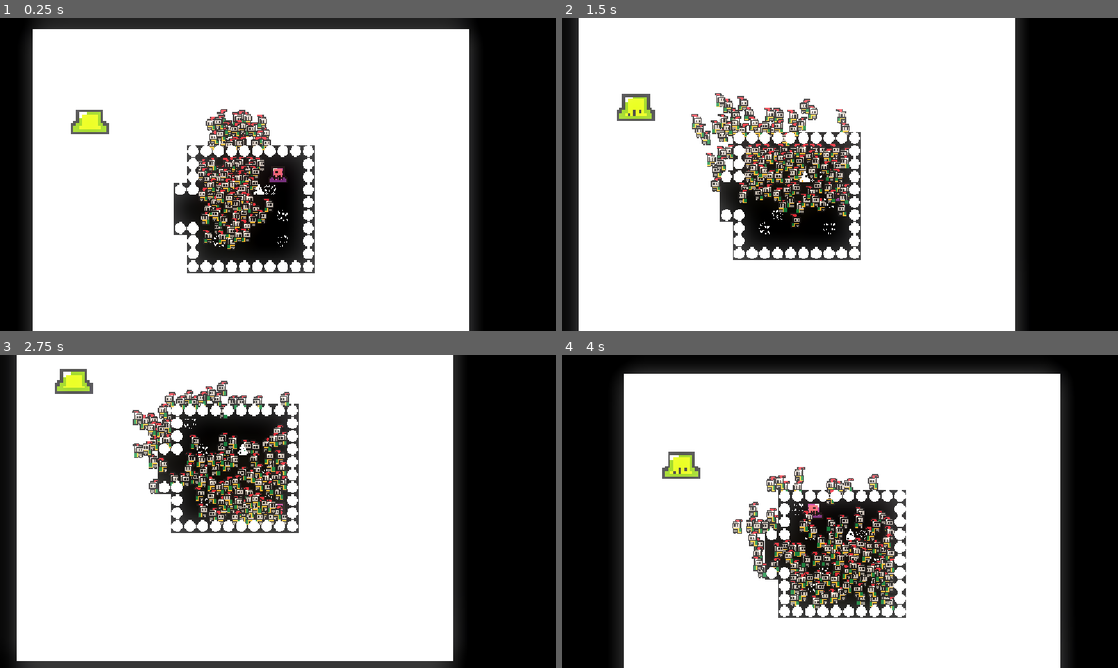
Above: before the commit, frames 1-4 (two rows, left to right).
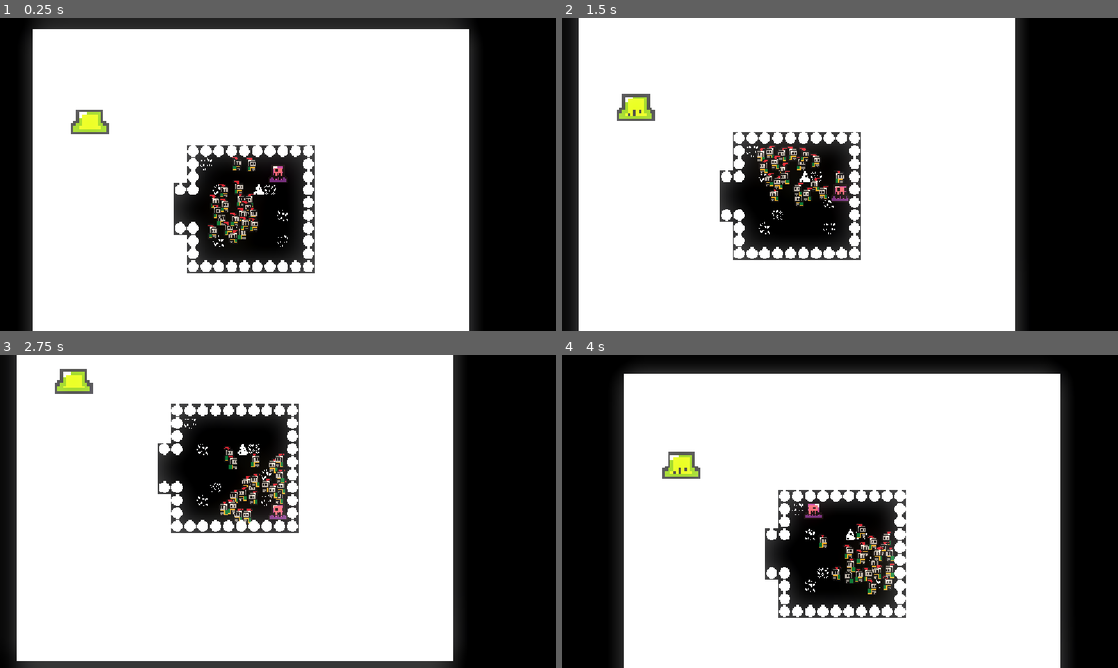
Above: after the commit, the same moments.

Repository: Octaniko/EnemyOfNone
Game: Godot game, scene res://scenes/world.tscn
Same seed, same stepped clock (60 frames per second), same inputs: the game is played once before the commit and once after it.
Inputs:
- Up to frame 1 (0.25 s): no input
- Up to frame 2 (1.5 s): hold D (right) 0.53-1.28 s; hold S (down) from 1.28 s (still down)
- Up to frame 3 (2.75 s): release S (down) at 2.03 s; hold D (right) from 2.03 s (still down)
- Up to frame 4 (4 s): release D (right) at 2.78 s; hold W (up) 2.78-3.53 s; hold A (left) from 3.53 s (still down)

The runs differ from the first frame. In frame 1, 3.2% of the frame differs, in the area x 35-51%, y 29-74%; in frame 2, 4.6%; in frame 3, 4.8%; in frame 4, 4.9%, in the area x 30-60%, y 35-82%.

Commit message:
feat: Add rush and recall inputs, set up foundation for unit states

Diff:
--- a/entities/enemy/enemy.tscn
+++ b/entities/enemy/enemy.tscn
@@ -103,11 +103,11 @@
 collision_mask = 3
 script = ExtResource("1_dt443")
 
-[node name="AnimatedSprite2D" type="AnimatedSprite2D" parent="."]
+[node name="AnimatedSprite2D" type="AnimatedSprite2D" parent="." groups=["damageable", "enemies"]]
 sprite_frames = SubResource("SpriteFrames_dt443")
 animation = &"hurt"
 autoplay = "idle"
-frame_progress = 0.40537083
+frame_progress = 0.64522433
 
 [node name="StateMachine" type="Node" parent="." node_paths=PackedStringArray("starting_state")]
 script = ExtResource("3_3fvr7")
--- a/entities/player/player.tscn
+++ b/entities/player/player.tscn
@@ -70,7 +70,7 @@
 sprite_frames = SubResource("SpriteFrames_bectd")
 animation = &"idle"
 autoplay = "idle"
-frame_progress = 0.16942337
+frame_progress = 0.94568473
 
 [node name="CollisionShape2D" type="CollisionShape2D" parent="."]
 shape = SubResource("CircleShape2D_e5uuo")
--- a/entities/unit/unit.tscn
+++ b/entities/unit/unit.tscn
@@ -1,7 +1,8 @@
-[gd_scene load_steps=25 format=3 uid="uid://cn0df6p1m8or6"]
+[gd_scene load_steps=27 format=3 uid="uid://cn0df6p1m8or6"]
 
 [ext_resource type="Script" uid="uid://1qdt460u3kds" path="res://entities/unit/unit.gd" id="1_o7ajc"]
 [ext_resource type="Texture2D" uid="uid://cqhff6g0xf6rj" path="res://entities/unit/knight.png" id="2_k673f"]
+[ext_resource type="Script" uid="uid://d0lr6g68pv7ak" path="res://state_machine/state_machine.gd" id="3_p0kfm"]
 
 [sub_resource type="AtlasTexture" id="AtlasTexture_k673f"]
 atlas = ExtResource("2_k673f")
@@ -159,6 +160,9 @@
 [sub_resource type="CircleShape2D" id="CircleShape2D_nnsk1"]
 radius = 4.472136
 
+[sub_resource type="CircleShape2D" id="CircleShape2D_p0kfm"]
+radius = 71.02816
+
 [node name="Unit" type="CharacterBody2D" groups=["targets", "units"]]
 collision_layer = 2
 collision_mask = 2
@@ -174,6 +178,21 @@
 shape = SubResource("CircleShape2D_nnsk1")
 
 [node name="StateMachine" type="Node" parent="."]
+script = ExtResource("3_p0kfm")
+
+[node name="Follow" type="Node" parent="StateMachine"]
+
+[node name="Rush" type="Node" parent="StateMachine"]
+
+[node name="Idle" type="Node" parent="StateMachine"]
+
+[node name="Seek" type="Node" parent="StateMachine"]
+
+[node name="Attack" type="Node" parent="StateMachine"]
+
+[node name="Attach" type="Node" parent="StateMachine"]
+
+[node name="Carry" type="Node" parent="StateMachine"]
 
 [node name="NavigationAgent2D" type="NavigationAgent2D" parent="." groups=["targets", "units"]]
 path_desired_distance = 0.1
@@ -184,4 +203,9 @@
 debug_use_custom = true
 debug_path_custom_color = Color(1, 0, 0, 1)
 
+[node name="DetectionArea" type="Area2D" parent="."]
+
+[node name="CollisionShape2D" type="CollisionShape2D" parent="DetectionArea"]
+shape = SubResource("CircleShape2D_p0kfm")
+
 [connection signal="velocity_computed" from="NavigationAgent2D" to="." method="_on_navigation_agent_2d_velocity_computed"]
--- a/project.godot
+++ b/project.godot
@@ -27,6 +27,10 @@
 player="The player."
 units="Player-controlled unit."
 targets="Targets for enemies."
+interactable="Obects that can be interacted with by units."
+enemies="Enemies."
+damageable="Can be damaged."
+carriable="Objects that can be carried to the base by units."
 
 [input]
 
@@ -62,6 +66,21 @@
 , Object(InputEventJoypadButton,"resource_local_to_scene":false,"resource_name":"","device":-1,"button_index":12,"pressure":0.0,"pressed":true,"script":null)
 ]
 }
+rush={
+"deadzone": 0.2,
+"events": [Object(InputEventKey,"resource_local_to_scene":false,"resource_name":"","device":-1,"window_id":0,"alt_pressed":false,"shift_pressed":false,"ctrl_pressed":false,"meta_pressed":false,"pressed":false,"keycode":0,"physical_keycode":32,"key_label":0,"unicode":32,"location":0,"echo":false,"script":null)
+, Object(InputEventJoypadButton,"resource_local_to_scene":false,"resource_name":"","device":-1,"button_index":2,"pressure":0.0,"pressed":true,"script":null)
+, Object(InputEventJoypadButton,"resource_local_to_scene":false,"resource_name":"","device":-1,"button_index":0,"pressure":0.0,"pressed":true,"script":null)
+]
+}
+recall={
+"deadzone": 0.2,
+"events": [Object(InputEventKey,"resource_local_to_scene":false,"resource_name":"","device":-1,"window_id":0,"alt_pressed":false,"shift_pressed":false,"ctrl_pressed":false,"meta_pressed":false,"pressed":false,"keycode":0,"physical_keycode":4194325,"key_label":0,"unicode":0,"location":0,"echo":false,"script":null)
+, Object(InputEventKey,"resource_local_to_scene":false,"resource_name":"","device":-1,"window_id":0,"alt_pressed":false,"shift_pressed":false,"ctrl_pressed":false,"meta_pressed":false,"pressed":false,"keycode":0,"physical_keycode":4194325,"key_label":0,"unicode":0,"location":0,"echo":false,"script":null)
+, Object(InputEventJoypadButton,"resource_local_to_scene":false,"resource_name":"","device":-1,"button_index":3,"pressure":0.0,"pressed":true,"script":null)
+, Object(InputEventJoypadButton,"resource_local_to_scene":false,"resource_name":"","device":-1,"button_index":1,"pressure":0.0,"pressed":true,"script":null)
+]
+}
 
 [layer_names]
 
--- a/scenes/world.tscn
+++ b/scenes/world.tscn
@@ -1239,326 +1239,6 @@
 position = Vector2(-10, 75)
 target = NodePath("../../Player")
 
-[node name="Unit21" parent="UnitManager" node_paths=PackedStringArray("target") instance=ExtResource("3_4wyf3")]
-position = Vector2(-10, 75)
-target = NodePath("../../Player")
-
-[node name="Unit22" parent="UnitManager" node_paths=PackedStringArray("target") instance=ExtResource("3_4wyf3")]
-position = Vector2(-10, 75)
-target = NodePath("../../Player")
-
-[node name="Unit23" parent="UnitManager" node_paths=PackedStringArray("target") instance=ExtResource("3_4wyf3")]
-position = Vector2(-10, 75)
-target = NodePath("../../Player")
-
-[node name="Unit24" parent="UnitManager" node_paths=PackedStringArray("target") instance=ExtResource("3_4wyf3")]
-position = Vector2(-10, 75)
-target = NodePath("../../Player")
-
-[node name="Unit25" parent="UnitManager" node_paths=PackedStringArray("target") instance=ExtResource("3_4wyf3")]
-position = Vector2(-10, 75)
-target = NodePath("../../Player")
-
-[node name="Unit26" parent="UnitManager" node_paths=PackedStringArray("target") instance=ExtResource("3_4wyf3")]
-position = Vector2(-10, 75)
-target = NodePath("../../Player")
-
-[node name="Unit27" parent="UnitManager" node_paths=PackedStringArray("target") instance=ExtResource("3_4wyf3")]
-position = Vector2(-10, 75)
-target = NodePath("../../Player")
-
-[node name="Unit28" parent="UnitManager" node_paths=PackedStringArray("target") instance=ExtResource("3_4wyf3")]
-position = Vector2(-10, 75)
-target = NodePath("../../Player")
-
-[node name="Unit29" parent="UnitManager" node_paths=PackedStringArray("target") instance=ExtResource("3_4wyf3")]
-position = Vector2(-10, 75)
-target = NodePath("../../Player")
-
-[node name="Unit30" parent="UnitManager" node_paths=PackedStringArray("target") instance=ExtResource("3_4wyf3")]
-position = Vector2(-10, 75)
-target = NodePath("../../Player")
-
-[node name="Unit31" parent="UnitManager" node_paths=PackedStringArray("target") instance=ExtResource("3_4wyf3")]
-position = Vector2(-10, 75)
-target = NodePath("../../Player")
-
-[node name="Unit32" parent="UnitManager" node_paths=PackedStringArray("target") instance=ExtResource("3_4wyf3")]
-position = Vector2(-10, 75)
-target = NodePath("../../Player")
-
-[node name="Unit33" parent="UnitManager" node_paths=PackedStringArray("target") instance=ExtResource("3_4wyf3")]
-position = Vector2(-10, 75)
-target = NodePath("../../Player")
-
-[node name="Unit34" parent="UnitManager" node_paths=PackedStringArray("target") instance=ExtResource("3_4wyf3")]
-position = Vector2(-10, 75)
-target = NodePath("../../Player")
-
-[node name="Unit35" parent="UnitManager" node_paths=PackedStringArray("target") instance=ExtResource("3_4wyf3")]
-position = Vector2(-10, 75)
-target = NodePath("../../Player")
-
-[node name="Unit36" parent="UnitManager" node_paths=PackedStringArray("target") instance=ExtResource("3_4wyf3")]
-position = Vector2(-10, 75)
-target = NodePath("../../Player")
-
-[node name="Unit37" parent="UnitManager" node_paths=PackedStringArray("target") instance=ExtResource("3_4wyf3")]
-position = Vector2(-10, 75)
-target = NodePath("../../Player")
-
-[node name="Unit38" parent="UnitManager" node_paths=PackedStringArray("target") instance=ExtResource("3_4wyf3")]
-position = Vector2(-10, 75)
-target = NodePath("../../Player")
-
-[node name="Unit39" parent="UnitManager" node_paths=PackedStringArray("target") instance=ExtResource("3_4wyf3")]
-position = Vector2(-10, 75)
-target = NodePath("../../Player")
-
-[node name="Unit40" parent="UnitManager" node_paths=PackedStringArray("target") instance=ExtResource("3_4wyf3")]
-position = Vector2(-10, 75)
-target = NodePath("../../Player")
-
-[node name="Unit41" parent="UnitManager" node_paths=PackedStringArray("target") instance=ExtResource("3_4wyf3")]
-position = Vector2(-10, 75)
-target = NodePath("../../Player")
-
-[node name="Unit42" parent="UnitManager" node_paths=PackedStringArray("target") instance=ExtResource("3_4wyf3")]
-position = Vector2(-10, 75)
-target = NodePath("../../Player")
-
-[node name="Unit43" parent="UnitManager" node_paths=PackedStringArray("target") instance=ExtResource("3_4wyf3")]
-position = Vector2(-10, 75)
-target = NodePath("../../Player")
-
-[node name="Unit44" parent="UnitManager" node_paths=PackedStringArray("target") instance=ExtResource("3_4wyf3")]
-position = Vector2(-10, 75)
-target = NodePath("../../Player")
-
-[node name="Unit45" parent="UnitManager" node_paths=PackedStringArray("target") instance=ExtResource("3_4wyf3")]
-position = Vector2(-10, 75)
-target = NodePath("../../Player")
-
-[node name="Unit46" parent="UnitManager" node_paths=PackedStringArray("target") instance=ExtResource("3_4wyf3")]
-position = Vector2(-10, 75)
-target = NodePath("../../Player")
-
-[node name="Unit47" parent="UnitManager" node_paths=PackedStringArray("target") instance=ExtResource("3_4wyf3")]
-position = Vector2(-10, 75)
-target = NodePath("../../Player")
-
-[node name="Unit48" parent="UnitManager" node_paths=PackedStringArray("target") instance=ExtResource("3_4wyf3")]
-position = Vector2(-10, 75)
-target = NodePath("../../Player")
-
-[node name="Unit49" parent="UnitManager" node_paths=PackedStringArray("target") instance=ExtResource("3_4wyf3")]
-position = Vector2(-10, 75)
-target = NodePath("../../Player")
-
-[node name="Unit50" parent="UnitManager" node_paths=PackedStringArray("target") instance=ExtResource("3_4wyf3")]
-position = Vector2(-10, 75)
-target = NodePath("../../Player")
-
-[node name="Unit51" parent="UnitManager" node_paths=PackedStringArray("target") instance=ExtResource("3_4wyf3")]
-position = Vector2(-10, 75)
-target = NodePath("../../Player")
-
-[node name="Unit52" parent="UnitManager" node_paths=PackedStringArray("target") instance=ExtResource("3_4wyf3")]
-position = Vector2(-10, 75)
-target = NodePath("../../Player")
-
-[node name="Unit53" parent="UnitManager" node_paths=PackedStringArray("target") instance=ExtResource("3_4wyf3")]
-position = Vector2(-10, 75)
-target = NodePath("../../Player")
-
-[node name="Unit54" parent="UnitManager" node_paths=PackedStringArray("target") instance=ExtResource("3_4wyf3")]
-position = Vector2(-10, 75)
-target = NodePath("../../Player")
-
-[node name="Unit55" parent="UnitManager" node_paths=PackedStringArray("target") instance=ExtResource("3_4wyf3")]
-position = Vector2(-10, 75)
-target = NodePath("../../Player")
-
-[node name="Unit56" parent="UnitManager" node_paths=PackedStringArray("target") instance=ExtResource("3_4wyf3")]
-position = Vector2(-10, 75)
-target = NodePath("../../Player")
-
-[node name="Unit57" parent="UnitManager" node_paths=PackedStringArray("target") instance=ExtResource("3_4wyf3")]
-position = Vector2(-10, 75)
-target = NodePath("../../Player")
-
-[node name="Unit58" parent="UnitManager" node_paths=PackedStringArray("target") instance=ExtResource("3_4wyf3")]
-position = Vector2(-10, 75)
-target = NodePath("../../Player")
-
-[node name="Unit59" parent="UnitManager" node_paths=PackedStringArray("target") instance=ExtResource("3_4wyf3")]
-position = Vector2(-10, 75)
-target = NodePath("../../Player")
-
-[node name="Unit60" parent="UnitManager" node_paths=PackedStringArray("target") instance=ExtResource("3_4wyf3")]
-position = Vector2(-10, 75)
-target = NodePath("../../Player")
-
-[node name="Unit61" parent="UnitManager" node_paths=PackedStringArray("target") instance=ExtResource("3_4wyf3")]
-position = Vector2(-10, 75)
-target = NodePath("../../Player")
-
-[node name="Unit62" parent="UnitManager" node_paths=PackedStringArray("target") instance=ExtResource("3_4wyf3")]
-position = Vector2(-10, 75)
-target = NodePath("../../Player")
-
-[node name="Unit63" parent="UnitManager" node_paths=PackedStringArray("target") instance=ExtResource("3_4wyf3")]
-position = Vector2(-10, 75)
-target = NodePath("../../Player")
-
-[node name="Unit64" parent="UnitManager" node_paths=PackedStringArray("target") instance=ExtResource("3_4wyf3")]
-position = Vector2(-10, 75)
-target = NodePath("../../Player")
-
-[node name="Unit65" parent="UnitManager" node_paths=PackedStringArray("target") instance=ExtResource("3_4wyf3")]
-position = Vector2(-10, 75)
-target = NodePath("../../Player")
-
-[node name="Unit66" parent="UnitManager" node_paths=PackedStringArray("target") instance=ExtResource("3_4wyf3")]
-position = Vector2(-10, 75)
-target = NodePath("../../Player")
-
-[node name="Unit67" parent="UnitManager" node_paths=PackedStringArray("target") instance=ExtResource("3_4wyf3")]
-position = Vector2(-10, 75)
-target = NodePath("../../Player")
-
-[node name="Unit68" parent="UnitManager" node_paths=PackedStringArray("target") instance=ExtResource("3_4wyf3")]
-position = Vector2(-10, 75)
-target = NodePath("../../Player")
-
-[node name="Unit69" parent="UnitManager" node_paths=PackedStringArray("target") instance=ExtResource("3_4wyf3")]
-position = Vector2(-10, 75)
-target = NodePath("../../Player")
-
-[node name="Unit70" parent="UnitManager" node_paths=PackedStringArray("target") instance=ExtResource("3_4wyf3")]
-position = Vector2(-10, 75)
-target = NodePath("../../Player")
-
-[node name="Unit71" parent="UnitManager" node_paths=PackedStringArray("target") instance=ExtResource("3_4wyf3")]
-position = Vector2(-10, 75)
-target = NodePath("../../Player")
-
-[node name="Unit72" parent="UnitManager" node_paths=PackedStringArray("target") instance=ExtResource("3_4wyf3")]
-position = Vector2(-10, 75)
-target = NodePath("../../Player")
-
-[node name="Unit73" parent="UnitManager" node_paths=PackedStringArray("target") instance=ExtResource("3_4wyf3")]
-position = Vector2(-10, 75)
-target = NodePath("../../Player")
-
-[node name="Unit74" parent="UnitManager" node_paths=PackedStringArray("target") instance=ExtResource("3_4wyf3")]
-position = Vector2(-10, 75)
-target = NodePath("../../Player")
-
-[node name="Unit75" parent="UnitManager" node_paths=PackedStringArray("target") instance=ExtResource("3_4wyf3")]
-position = Vector2(-10, 75)
-target = NodePath("../../Player")
-
-[node name="Unit76" parent="UnitManager" node_paths=PackedStringArray("target") instance=ExtResource("3_4wyf3")]
-position = Vector2(-10, 75)
-target = NodePath("../../Player")
-
-[node name="Unit77" parent="UnitManager" node_paths=PackedStringArray("target") instance=ExtResource("3_4wyf3")]
-position = Vector2(-10, 75)
-target = NodePath("../../Player")
-
-[node name="Unit78" parent="UnitManager" node_paths=PackedStringArray("target") instance=ExtResource("3_4wyf3")]
-position = Vector2(-10, 75)
-target = NodePath("../../Player")
-
-[node name="Unit79" parent="UnitManager" node_paths=PackedStringArray("target") instance=ExtResource("3_4wyf3")]
-position = Vector2(-10, 75)
-target = NodePath("../../Player")
-
-[node name="Unit80" parent="UnitManager" node_paths=PackedStringArray("target") instance=ExtResource("3_4wyf3")]
-position = Vector2(-10, 75)
-target = NodePath("../../Player")
-
-[node name="Unit81" parent="UnitManager" node_paths=PackedStringArray("target") instance=ExtResource("3_4wyf3")]
-position = Vector2(-10, 75)
-target = NodePath("../../Player")
-
-[node name="Unit82" parent="UnitManager" node_paths=PackedStringArray("target") instance=ExtResource("3_4wyf3")]
-position = Vector2(-10, 75)
-target = NodePath("../../Player")
-
-[node name="Unit83" parent="UnitManager" node_paths=PackedStringArray("target") instance=ExtResource("3_4wyf3")]
-position = Vector2(-10, 75)
-target = NodePath("../../Player")
-
-[node name="Unit84" parent="UnitManager" node_paths=PackedStringArray("target") instance=ExtResource("3_4wyf3")]
-position = Vector2(-10, 75)
-target = NodePath("../../Player")
-
-[node name="Unit85" parent="UnitManager" node_paths=PackedStringArray("target") instance=ExtResource("3_4wyf3")]
-position = Vector2(-10, 75)
-target = NodePath("../../Player")
-
-[node name="Unit86" parent="UnitManager" node_paths=PackedStringArray("target") instance=ExtResource("3_4wyf3")]
-position = Vector2(-10, 75)
-target = NodePath("../../Player")
-
-[node name="Unit87" parent="UnitManager" node_paths=PackedStringArray("target") instance=ExtResource("3_4wyf3")]
-position = Vector2(-10, 75)
-target = NodePath("../../Player")
-
-[node name="Unit88" parent="UnitManager" node_paths=PackedStringArray("target") instance=ExtResource("3_4wyf3")]
-position = Vector2(-10, 75)
-target = NodePath("../../Player")
-
-[node name="Unit89" parent="UnitManager" node_paths=PackedStringArray("target") instance=ExtResource("3_4wyf3")]
-position = Vector2(-10, 75)
-target = NodePath("../../Player")
-
-[node name="Unit90" parent="UnitManager" node_paths=PackedStringArray("target") instance=ExtResource("3_4wyf3")]
-position = Vector2(-10, 75)
-target = NodePath("../../Player")
-
-[node name="Unit91" parent="UnitManager" node_paths=PackedStringArray("target") instance=ExtResource("3_4wyf3")]
-position = Vector2(-10, 75)
-target = NodePath("../../Player")
-
-[node name="Unit92" parent="UnitManager" node_paths=PackedStringArray("target") instance=ExtResource("3_4wyf3")]
-position = Vector2(-10, 75)
-target = NodePath("../../Player")
-
-[node name="Unit93" parent="UnitManager" node_paths=PackedStringArray("target") instance=ExtResource("3_4wyf3")]
-position = Vector2(-10, 75)
-target = NodePath("../../Player")
-
-[node name="Unit94" parent="UnitManager" node_paths=PackedStringArray("target") instance=ExtResource("3_4wyf3")]
-position = Vector2(-10, 75)
-target = NodePath("../../Player")
-
-[node name="Unit95" parent="UnitManager" node_paths=PackedStringArray("target") instance=ExtResource("3_4wyf3")]
-position = Vector2(-10, 75)
-target = NodePath("../../Player")
-
-[node name="Unit96" parent="UnitManager" node_paths=PackedStringArray("target") instance=ExtResource("3_4wyf3")]
-position = Vector2(-10, 75)
-target = NodePath("../../Player")
-
-[node name="Unit97" parent="UnitManager" node_paths=PackedStringArray("target") instance=ExtResource("3_4wyf3")]
-position = Vector2(-10, 75)
-target = NodePath("../../Player")
-
-[node name="Unit98" parent="UnitManager" node_paths=PackedStringArray("target") instance=ExtResource("3_4wyf3")]
-position = Vector2(-10, 75)
-target = NodePath("../../Player")
-
-[node name="Unit99" parent="UnitManager" node_paths=PackedStringArray("target") instance=ExtResource("3_4wyf3")]
-position = Vector2(-10, 75)
-target = NodePath("../../Player")
-
-[node name="Unit100" parent="UnitManager" node_paths=PackedStringArray("target") instance=ExtResource("3_4wyf3")]
-position = Vector2(-10, 75)
-target = NodePath("../../Player")
-
 [node name="Walls" type="TileMapLayer" parent="."]
 tile_map_data = PackedByteArray("AAD8/wMAAAAOAAUAAAD7/wMAAAAOAAUAAAD8/wQAAAAOAAUAAAD8/wUAAAAOAAUAAAD8/wYAAAAOAAUAAAD9/w …(496 unchanged characters)…
 tile_set = SubResource("TileSet_71j4m")
